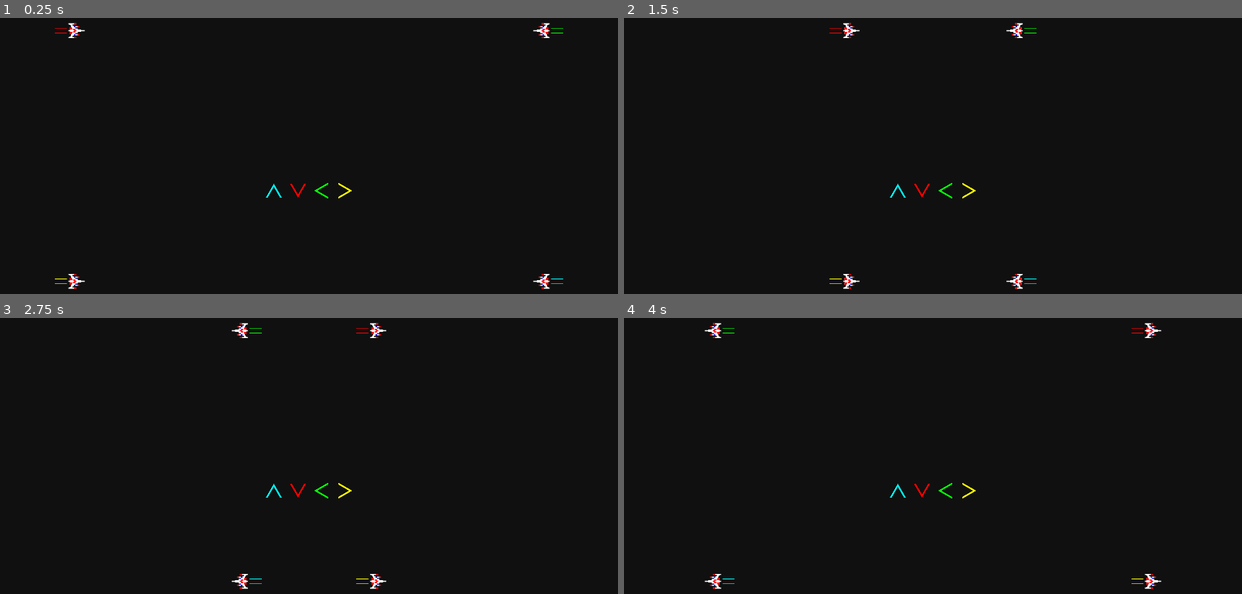
Above: before the commit, frames 1-4 (two rows, left to right).
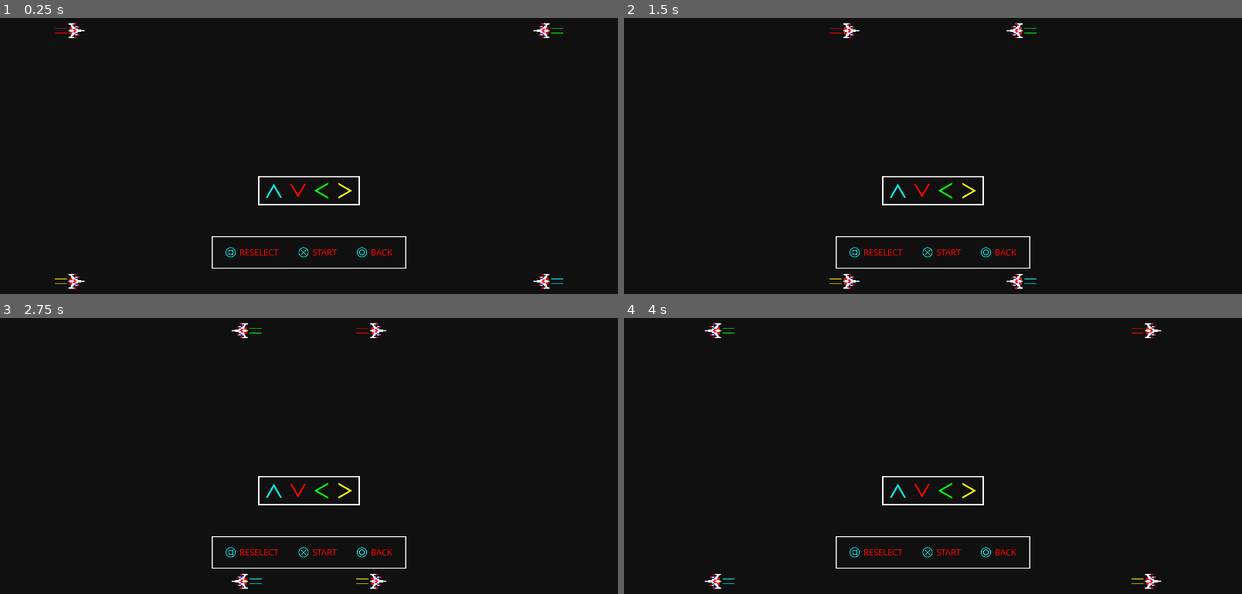
Above: after the commit, the same moments.

Repository: ashmeet28/the-space-combat-game
Game: Godot game, scene res://Stages/MainMenu/main_menu.tscn
Two runs of this game, one before a commit and one after it. Both use one fixed random seed, a clock stepped at 60 frames per second and the inputs below.
Inputs (mouse positions are in pixels of both pictures, inside the frame that each line leads up to):
- Up to frame 1 (0.25 s): no input
- Up to frame 2 (1.5 s): move the mouse to (1068, 139) at 0.52 s; click (1068, 139) at 0.67 s; move the mouse to (809, 172) at 1.27 s; click (809, 172) at 1.42 s
- Up to frame 3 (2.75 s): move the mouse to (370, 378) at 2.02 s; click (370, 378) at 2.17 s
- Up to frame 4 (4 s): move the mouse to (902, 525) at 2.77 s; click (902, 525) at 2.92 s; move the mouse to (1118, 508) at 3.52 s; click (1118, 508) at 3.67 s

The runs differ from the first frame. In frame 1, 0.8% of the frame differs, in the area x 34-66%, y 57-91%; in frame 2, 0.8%; in frame 3, 0.8%; in frame 4, 0.8%.

Commit message:
Added actions for selector

Diff:
--- a/Stages/Playground/playground.tscn
+++ b/Stages/Playground/playground.tscn
@@ -1,8 +1,9 @@
-[gd_scene load_steps=4 format=3 uid="uid://irkswpjyr6bg"]
+[gd_scene load_steps=5 format=3 uid="uid://irkswpjyr6bg"]
 
 [ext_resource type="Script" uid="uid://bmo0hhnh74mfj" path="res://Stages/Playground/playground.gd" id="1_tbfg3"]
 [ext_resource type="Texture2D" uid="uid://dchuwnr2fv14m" path="res://Stages/Playground/Images/background.png" id="2_kjr7n"]
 [ext_resource type="Texture2D" uid="uid://6g2xvlphtkvl" path="res://Stages/Playground/Images/spaceship_selector_arrows.png" id="3_kjr7n"]
+[ext_resource type="Texture2D" uid="uid://b3nurpgbfq8i3" path="res://Stages/Playground/Images/spaceship_selector_actions.png" id="4_a6xac"]
 
 [node name="Playground" type="Node2D"]
 script = ExtResource("1_tbfg3")
@@ -14,3 +15,7 @@
 [node name="SpaceshipSelectorArrows" type="Sprite2D" parent="."]
 position = Vector2(1920, 1296)
 texture = ExtResource("3_kjr7n")
+
+[node name="SpaceshipSelectorActions" type="Sprite2D" parent="."]
+position = Vector2(1920, 1680)
+texture = ExtResource("4_a6xac")
--- a/project.godot
+++ b/project.godot
@@ -23,5 +23,4 @@
 
 window/size/viewport_width=3840
 window/size/viewport_height=2160
-window/size/mode=3
 window/stretch/mode="viewport"
Binary file added: Stages/Playground/Images/spaceship_selector_actions.png
Not shown, added: Stages/Playground/Images/spaceship_selector_actions.png.import
Binary file changed: Stages/Playground/Images/spaceship_selector_arrows.png
